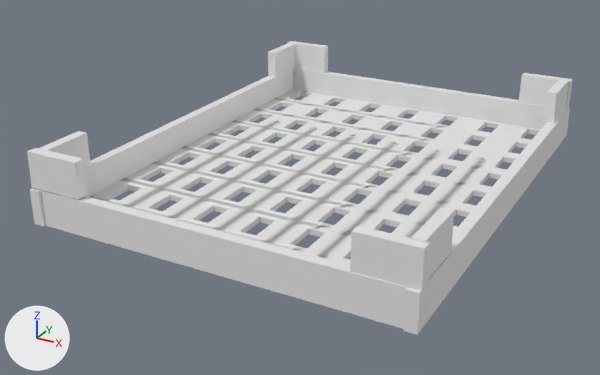
Two versions of the FBX model BonitoFactory/Assets/Prefabs/Bonito Factory rack.fbx, one commit apart.
The view is the same before and after, from a 50 mm camera at (2.35, -10.38, 3.78) aimed at (-1.9, -2.66, -0.09). Arrows for +X, +Y and +Z are at lower left; the lights stay in place. Where no turn or scale is listed for an object, it has been applied to the vertices.
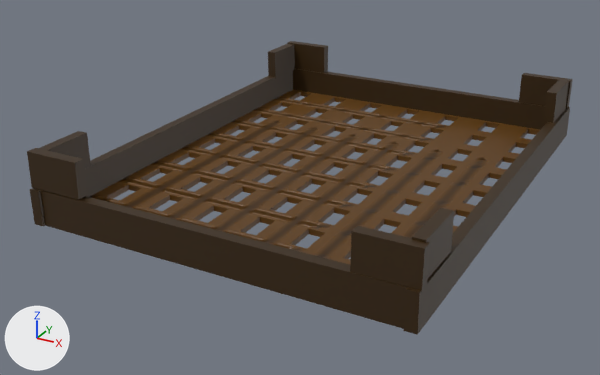
What changed in the scene script:
```text
Change me_plane_025:
    where me_plane_025.from_pydata(...)  # 8 vertices, 6 faces; spans x -0.127..0.007, y -0.313..0.315, z -0.195..0.194
    add me_plane_025.materials.append(mat_material_012)  # brown #352100
Change me_plane_026:
    where me_plane_026.from_pydata(...)  # 8 vertices, 6 faces; spans x -0.124..0.004, y -0.314..0.313, z -0.195..0.194
    add me_plane_026.materials.append(mat_material_011)  # brown #352100
Change me_plane_020:
    where me_plane_020.from_pydata(...)  # 8 vertices, 6 faces; spans x -0.313..0.313, y -0.002..0.122, z -0.195..0.194
    add me_plane_020.materials.append(mat_material_013)  # brown #352100
Change me_plane_023:
    where me_plane_023.from_pydata(...)  # 8 vertices, 6 faces; spans x -0.127..0.007, y -0.313..0.315, z -0.195..0.194
    add me_plane_023.materials.append(mat_material_005)  # brown #352100
Change me_plane_021:
    where me_plane_021.from_pydata(...)  # 8 vertices, 6 faces; spans x -0.313..0.313, y -0.002..0.122, z -0.195..0.194
    add me_plane_021.materials.append(mat_material_010)  # brown #352100
Change me_plane_019:
    where me_plane_019.from_pydata(...)  # 8 vertices, 6 faces; spans x -0.313..0.313, y -0.002..0.122, z -0.195..0.194
    add me_plane_019.materials.append(mat_material_008)  # brown #352100
Change me_plane_017:
    where me_plane_017.from_pydata(...)  # 8 vertices, 6 faces; spans x -0.12..0.0, y -2.67..2.67, z -0.2..0.19
    add me_plane_017.materials.append(mat_material_007)  # brown #352100
Change me_plane_016:
    where me_plane_016.from_pydata(...)  # 8 vertices, 6 faces; spans x -1.99..1.99, y 0.0..0.12, z -0.2..0.19
    add me_plane_016.materials.append(mat_material_004)  # brown #352100
Change me_plane_018:
    where me_plane_018.from_pydata(...)  # 8 vertices, 6 faces; spans x -0.12..0.0, y -2.67..2.67, z -0.2..0.19
    add me_plane_018.materials.append(mat_material_002)  # brown #352100
Change me_plane_015:
    where me_plane_015.from_pydata(...)  # 8 vertices, 6 faces; spans x -1.99..1.99, y 0.0..0.12, z -0.2..0.19
    add me_plane_015.materials.append(mat_material_006)  # brown #352100
Change me_plane_022:
    where me_plane_022.from_pydata(...)  # 8 vertices, 6 faces; spans x -0.313..0.313, y -0.002..0.122, z -0.195..0.194
    add me_plane_022.materials.append(mat_material_009)  # brown #352100
Change me_plane_024:
    where me_plane_024.from_pydata(...)  # 8 vertices, 6 faces; spans x -0.127..0.007, y -0.313..0.315, z -0.195..0.194
    add me_plane_024.materials.append(mat_material_003)  # brown #352100
Change me_plane_014:
    where me_plane_014.from_pydata(...)  # 4660 vertices, 5346 faces; spans x -1.0..13.0, y -1.0..17.0, z -0.2..0.0
    add me_plane_014.materials.append(mat_material_001)  # brown #5e3a00
```

Where the change shows, as pixel boxes (x1, y1, x2, y2) in the pictures (600 x 375 px):
'Plane', recoloured (white to brown): (90, 90, 540, 264) in both
'Plane.002', recoloured (grey to brown): (40, 190, 409, 329) in both
'Plane.004', recoloured: (404, 107, 570, 335) in both
'Plane.003', recoloured: (30, 71, 293, 227) in both
'Plane.001', recoloured (grey to brown): (293, 69, 546, 130) in both
'Plane.008', recoloured (grey to brown): (350, 226, 430, 293) in both
'Plane.007', recoloured (grey to brown): (27, 148, 87, 200) in both
'Plane.009', recoloured: (412, 208, 454, 278) in both
'Plane.005', recoloured (grey to brown): (519, 73, 573, 109) in both
'Plane.006', recoloured (grey to brown): (287, 41, 328, 73) in both
'Plane.012', recoloured: (39, 131, 91, 169) in both
'Plane.010', recoloured: (544, 79, 569, 123) in both
'Plane.011', recoloured: (268, 44, 295, 79) in both
